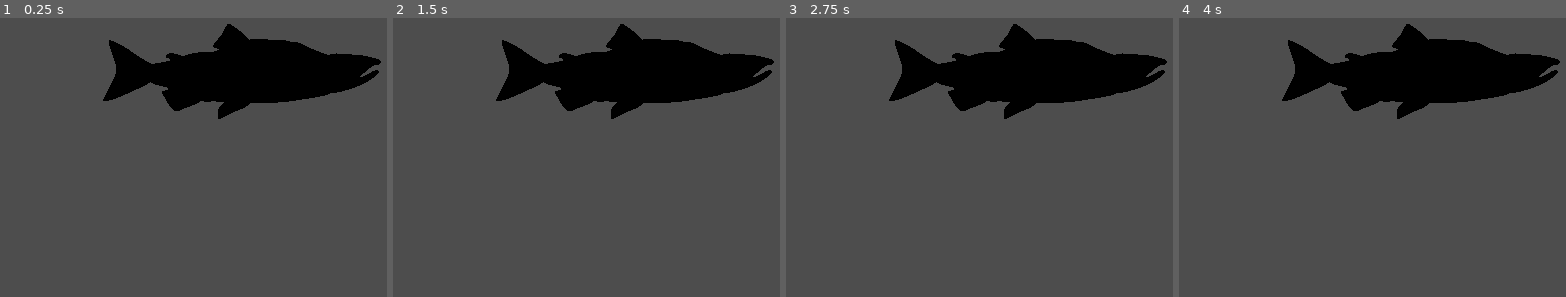
Above: before the commit, frames 1-4 (left to right).
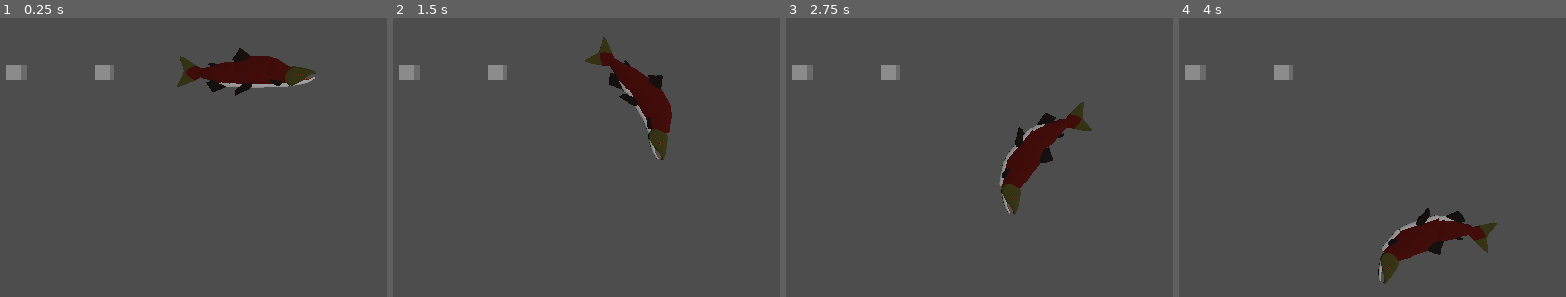
Above: after the commit, the same moments.

Repository: AugustRossano/Big-Salmon
Game: Godot game, scene res://VHTest.tscn
The game is run twice, just before and just after one commit, with the same random seed, the same clock (stepped at 60 frames per second) and the same inputs. This scene is started directly instead of the project's main scene.
Inputs (mouse positions are in pixels of both pictures, inside the frame that each line leads up to):
- Up to frame 1 (0.25 s): no input
- Up to frame 2 (1.5 s): move the mouse to (outside the picture) at 0.52 s; click (outside the picture) at 0.67 s; move the mouse to (485, 96) at 1.27 s; click (485, 96) at 1.42 s
- Up to frame 3 (2.75 s): move the mouse to (outside the picture) at 2.02 s; click (outside the picture) at 2.17 s
- Up to frame 4 (4 s): move the mouse to (1391, 163) at 2.77 s; click (1391, 163) at 2.92 s; move the mouse to (outside the picture) at 3.52 s; click (outside the picture) at 3.67 s

The runs differ from the first frame. In frame 1, 12% of the frame differs, in the area x 1-99%, y 2-37%; in frame 2, 14%; in frame 3, 16%; in frame 4, 16%, in the area x 1-99%, y 2-96%.

Commit message:
Camera Follow Script
Probably

Diff:
--- /dev/null
+++ b/Scripts/3D_Camera_Follow.gd
@@ -0,0 +1,22 @@
+extends Camera3D
+
+# The object the camera will follow
+var target
+
+# Camera's offset from the target
+#var offset : Vector3 = Vector3(0, 5, -10)
+
+func _ready():
+	# Set the initial position of the camera
+	set_camera_position()
+
+func _process(delta):
+		# Update the position of the camera every frame
+	set_camera_position()
+
+
+func set_camera_position():
+
+	# Set the camera position to be the target's position plus the offset
+	position.x = $"root/Node3D/SalmonDad/Mid".position.x
+	global_transform.origin = target.global_transform.origin
--- a/VHTest.tscn
+++ b/VHTest.tscn
@@ -13,6 +13,10 @@
 
 [sub_resource type="CapsuleShape3D" id="CapsuleShape3D_cgf2w"]
 
+[sub_resource type="BoxMesh" id="BoxMesh_x3bhr"]
+
+[sub_resource type="BoxMesh" id="BoxMesh_2g7dt"]
+
 [node name="Node3D" type="Node3D"]
 
 [node name="SalmonDad" type="Node3D" parent="."]
@@ -22,7 +26,6 @@
 axis_lock_linear_z = true
 axis_lock_angular_x = true
 axis_lock_angular_y = true
-gravity_scale = 0.0
 script = ExtResource("1_iwrnv")
 
 [node name="CollisionShape3D" type="CollisionShape3D" parent="SalmonDad/Head"]
@@ -48,7 +51,7 @@
 shape = SubResource("SphereShape3D_a4fy5")
 
 [node name="MeshInstance3D" type="MeshInstance3D" parent="SalmonDad/Top"]
-transform = Transform3D(-2, 0, -1.74846e-07, 0, 2, 0, 1.74846e-07, 0, -2, -0.360888, 0, 0)
+transform = Transform3D(-2, 0, -1.74846e-07, 0, 2, 0, 1.74846e-07, 0, -2, -0.35568, 0, 0)
 mesh = ExtResource("3_yvrbq")
 
 [node name="PinJoint3D2" type="PinJoint3D" parent="SalmonDad"]
@@ -66,7 +69,7 @@
 shape = SubResource("CapsuleShape3D_cgf2w")
 
 [node name="MeshInstance3D" type="MeshInstance3D" parent="SalmonDad/Mid"]
-transform = Transform3D(-2, 0, 1.74846e-07, 0, 2, 0, -1.74846e-07, 0, -2, -0.000836492, 0.00439799, -0.00275397)
+transform = Transform3D(-2, 0, 1.74846e-07, 0, 2, 0, -1.74846e-07, 0, -2, 0, 0, 0)
 mesh = ExtResource("4_pncou")
 
 [node name="PinJoint3D3" type="PinJoint3D" parent="SalmonDad"]
@@ -76,7 +79,7 @@
 exclude_nodes_from_collision = false
 
 [node name="Bottom" type="RigidBody3D" parent="SalmonDad"]
-transform = Transform3D(1, 0, 0, 0, 1, 0, 0, 0, 1, -2, 0, -0.168241)
+transform = Transform3D(1, 0, 0, 0, 1, 0, 0, 0, 1, -2, 0, 0)
 gravity_scale = 0.0
 
 [node name="CollisionShape3D" type="CollisionShape3D" parent="SalmonDad/Bottom"]
@@ -84,7 +87,7 @@
 shape = SubResource("CapsuleShape3D_cgf2w")
 
 [node name="MeshInstance3D" type="MeshInstance3D" parent="SalmonDad/Bottom"]
-transform = Transform3D(-2, 0, 1.74846e-07, 0, 2, 0, -1.74846e-07, 0, -2, -0.136572, -0.117028, 0.14479)
+transform = Transform3D(-2, 0, 1.74846e-07, 0, 2, 0, -1.74846e-07, 0, -2, -0.137, -0.117, 0)
 mesh = ExtResource("5_a8rq3")
 
 [node name="PinJoint3D4" type="PinJoint3D" parent="SalmonDad"]
@@ -94,7 +97,7 @@
 exclude_nodes_from_collision = false
 
 [node name="Tail" type="RigidBody3D" parent="SalmonDad"]
-transform = Transform3D(1, 0, 0, 0, 1, 0, 0, 0, 1, -4, 0, -0.0383725)
+transform = Transform3D(1, 0, 0, 0, 1, 0, 0, 0, 1, -4, 0, 0)
 gravity_scale = 0.0
 
 [node name="CollisionShape3D" type="CollisionShape3D" parent="SalmonDad/Tail"]
@@ -106,4 +109,17 @@
 mesh = ExtResource("6_o737p")
 
 [node name="Camera3D" type="Camera3D" parent="."]
-transform = Transform3D(1, 0, 0, 0, 1, 0, 0, 0, 1, 0, 0, 10)
+transform = Transform3D(1, 0, 0, 0, 1, 0, 0, 0, 1, 0, 0, 42)
+current = true
+fov = 40.0
+
+[node name="DirectionalLight3D" type="DirectionalLight3D" parent="."]
+transform = Transform3D(0.866025, 0, 0.5, 0, 1, 0, -0.5, 0, 0.866025, 0, 0, 31.1436)
+
+[node name="MeshInstance3D" type="MeshInstance3D" parent="."]
+transform = Transform3D(1, 0, 0, 0, -4.37114e-08, -1, 0, 1, -4.37114e-08, -10, 0, 0)
+mesh = SubResource("BoxMesh_x3bhr")
+
+[node name="MeshInstance3D2" type="MeshInstance3D" parent="."]
+transform = Transform3D(1, 0, 0, 0, -4.37114e-08, -1, 0, 1, -4.37114e-08, -16, 0, 0)
+mesh = SubResource("BoxMesh_2g7dt")
Not shown: 1 places in VHTest.tscn that only renumber resources
